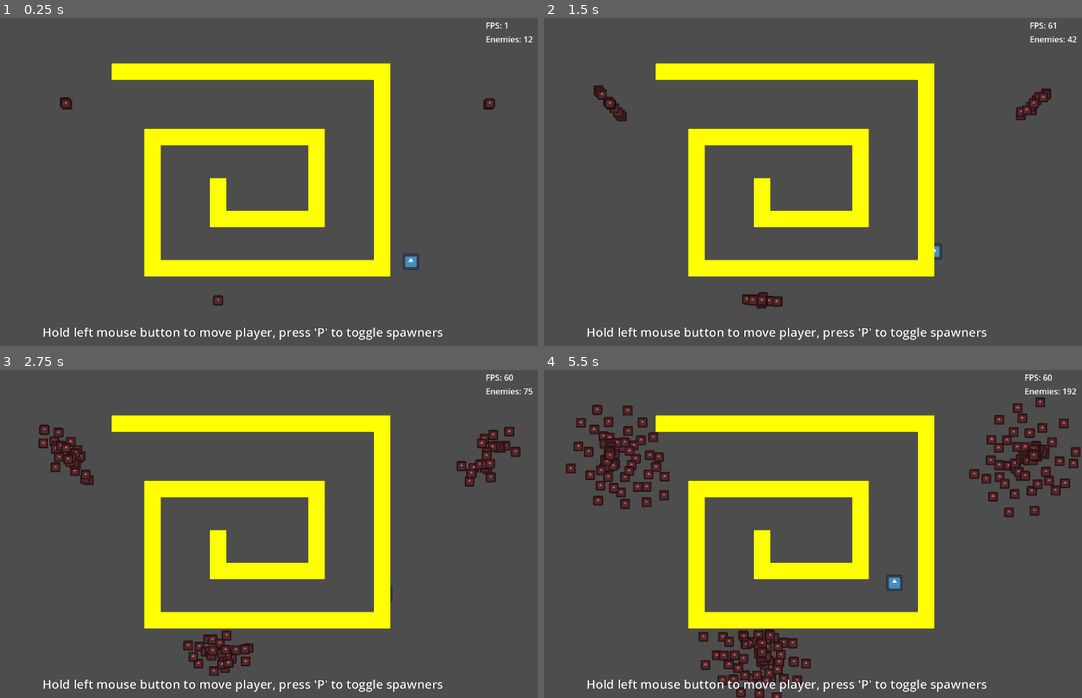
Above: before the commit, frames 1-4 (two rows, left to right).
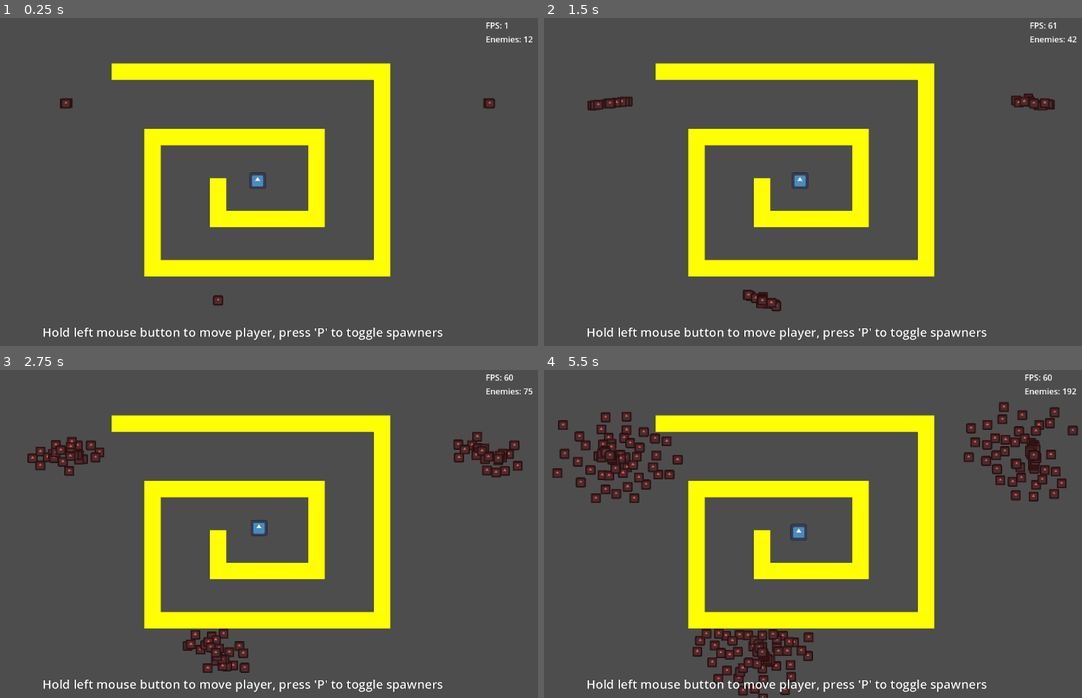
Above: after the commit, the same moments.

Repository: Griiimon/Manymies
Game: Godot game, scene res://main.tscn
The game is run twice, just before and just after one commit, with the same random seed, the same clock (stepped at 60 frames per second) and the same inputs. The engine's default icon, where the game draws it, is replaced by a stand-in: a white triangle on a blue panel in a dark square.
Inputs (mouse positions are in pixels of both pictures, inside the frame that each line leads up to):
- Up to frame 1 (0.25 s): no input
- Up to frame 2 (1.5 s): tap P (pause_spawner) at 0.5, 1.25 s; move the mouse to (915, 162) at 0.52 s; click (915, 162) at 0.67 s; move the mouse to (667, 195) at 1.27 s; click (667, 195) at 1.42 s
- Up to frame 3 (2.75 s): tap P (pause_spawner) at 2 s; move the mouse to (301, 458) at 2.02 s; click (301, 458) at 2.17 s
- Up to frame 4 (5.5 s): tap P (pause_spawner) at 2.75, 3.5, 4.25 s; move the mouse to (759, 599) at 2.77 s; click (759, 599) at 2.92 s; move the mouse to (963, 583) at 3.52 s; click (963, 583) at 3.67 s; move the mouse to (608, 481) at 4.27 s; click (608, 481) at 4.42 s; move the mouse to (818, 530) at 5.02 s; click (818, 530) at 5.17 s

The runs differ from the first frame. In frame 1, 0.2% of the frame differs, in the area x 11-92%, y 24-77%; in frame 2, 1.1%; in frame 3, 3.2%; in frame 4, 7.9%, in the area x 1-100%, y 8-100%.

Commit message:
Update main.tscn

Diff:
--- a/main.tscn
+++ b/main.tscn
@@ -20,7 +20,7 @@
 pause_below_n_fps = 0
 
 [node name="Player" parent="." instance=ExtResource("2_ifar4")]
-position = Vector2(904, 483)
+position = Vector2(605, 325)
 player_speed = 1.0
 
 [node name="Enemy Spawner" parent="." instance=ExtResource("3_lwdj2")]
@@ -53,77 +53,77 @@
 autostart = true
 
 [connection signal="area_entered" from="TileMapLayer Obstacles/Tilemap Area Obstacle" to="TileMapLayer Obstacles/Tilemap Area Obstacle" method="_on_area_entered"]
-[connection signal="area_entered" from="TileMapLayer Obstacles/@Area2D@17970" to="TileMapLayer Obstacles/@Area2D@17970" method="_on_area_entered"]
-[connection signal="area_entered" from="TileMapLayer Obstacles/@Area2D@17971" to="TileMapLayer Obstacles/@Area2D@17971" method="_on_area_entered"]
-[connection signal="area_entered" from="TileMapLayer Obstacles/@Area2D@17972" to="TileMapLayer Obstacles/@Area2D@17972" method="_on_area_entered"]
-[connection signal="area_entered" from="TileMapLayer Obstacles/@Area2D@17973" to="TileMapLayer Obstacles/@Area2D@17973" method="_on_area_entered"]
-[connection signal="area_entered" from="TileMapLayer Obstacles/@Area2D@17974" to="TileMapLayer Obstacles/@Area2D@17974" method="_on_area_entered"]
-[connection signal="area_entered" from="TileMapLayer Obstacles/@Area2D@17975" to="TileMapLayer Obstacles/@Area2D@17975" method="_on_area_entered"]
-[connection signal="area_entered" from="TileMapLayer Obstacles/@Area2D@17976" to="TileMapLayer Obstacles/@Area2D@17976" method="_on_area_entered"]
-[connection signal="area_entered" from="TileMapLayer Obstacles/@Area2D@17977" to="TileMapLayer Obstacles/@Area2D@17977" method="_on_area_entered"]
-[connection signal="area_entered" from="TileMapLayer Obstacles/@Area2D@17978" to="TileMapLayer Obstacles/@Area2D@17978" method="_on_area_entered"]
-[connection signal="area_entered" from="TileMapLayer Obstacles/@Area2D@17979" to="TileMapLayer Obstacles/@Area2D@17979" method="_on_area_entered"]
-[connection signal="area_entered" from="TileMapLayer Obstacles/@Area2D@17980" to="TileMapLayer Obstacles/@Area2D@17980" method="_on_area_entered"]
-[connection signal="area_entered" from="TileMapLayer Obstacles/@Area2D@17981" to="TileMapLayer Obstacles/@Area2D@17981" method="_on_area_entered"]
-[connection signal="area_entered" from="TileMapLayer Obstacles/@Area2D@17982" to="TileMapLayer Obstacles/@Area2D@17982" method="_on_area_entered"]
-[connection signal="area_entered" from="TileMapLayer Obstacles/@Area2D@17983" to="TileMapLayer Obstacles/@Area2D@17983" method="_on_area_entered"]
-[connection signal="area_entered" from="TileMapLayer Obstacles/@Area2D@17984" to="TileMapLayer Obstacles/@Area2D@17984" method="_on_area_entered"]
-[connection signal="area_entered" from="TileMapLayer Obstacles/@Area2D@17985" to="TileMapLayer Obstacles/@Area2D@17985" method="_on_area_entered"]
-[connection signal="area_entered" from="TileMapLayer Obstacles/@Area2D@17986" to="TileMapLayer Obstacles/@Area2D@17986" method="_on_area_entered"]
-[connection signal="area_entered" from="TileMapLayer Obstacles/@Area2D@17987" to="TileMapLayer Obstacles/@Area2D@17987" method="_on_area_entered"]
-[connection signal="area_entered" from="TileMapLayer Obstacles/@Area2D@17988" to="TileMapLayer Obstacles/@Area2D@17988" method="_on_area_entered"]
-[connection signal="area_entered" from="TileMapLayer Obstacles/@Area2D@17989" to="TileMapLayer Obstacles/@Area2D@17989" method="_on_area_entered"]
-[connection signal="area_entered" from="TileMapLayer Obstacles/@Area2D@17990" to="TileMapLayer Obstacles/@Area2D@17990" method="_on_area_entered"]
-[connection signal="area_entered" from="TileMapLayer Obstacles/@Area2D@17991" to="TileMapLayer Obstacles/@Area2D@17991" method="_on_area_entered"]
-[connection signal="area_entered" from="TileMapLayer Obstacles/@Area2D@17992" to="TileMapLayer Obstacles/@Area2D@17992" method="_on_area_entered"]
-[connection signal="area_entered" from="TileMapLayer Obstacles/@Area2D@17993" to="TileMapLayer Obstacles/@Area2D@17993" method="_on_area_entered"]
-[connection signal="area_entered" from="TileMapLayer Obstacles/@Area2D@17994" to="TileMapLayer Obstacles/@Area2D@17994" method="_on_area_entered"]
-[connection signal="area_entered" from="TileMapLayer Obstacles/@Area2D@17995" to="TileMapLayer Obstacles/@Area2D@17995" method="_on_area_entered"]
-[connection signal="area_entered" from="TileMapLayer Obstacles/@Area2D@17996" to="TileMapLayer Obstacles/@Area2D@17996" method="_on_area_entered"]
-[connection signal="area_entered" from="TileMapLayer Obstacles/@Area2D@17997" to="TileMapLayer Obstacles/@Area2D@17997" method="_on_area_entered"]
-[connection signal="area_entered" from="TileMapLayer Obstacles/@Area2D@17998" to="TileMapLayer Obstacles/@Area2D@17998" method="_on_area_entered"]
-[connection signal="area_entered" from="TileMapLayer Obstacles/@Area2D@17999" to="TileMapLayer Obstacles/@Area2D@17999" method="_on_area_entered"]
-[connection signal="area_entered" from="TileMapLayer Obstacles/@Area2D@18000" to="TileMapLayer Obstacles/@Area2D@18000" method="_on_area_entered"]
-[connection signal="area_entered" from="TileMapLayer Obstacles/@Area2D@18001" to="TileMapLayer Obstacles/@Area2D@18001" method="_on_area_entered"]
-[connection signal="area_entered" from="TileMapLayer Obstacles/@Area2D@18002" to="TileMapLayer Obstacles/@Area2D@18002" method="_on_area_entered"]
-[connection signal="area_entered" from="TileMapLayer Obstacles/@Area2D@18007" to="TileMapLayer Obstacles/@Area2D@18007" method="_on_area_entered"]
-[connection signal="area_entered" from="TileMapLayer Obstacles/@Area2D@18008" to="TileMapLayer Obstacles/@Area2D@18008" method="_on_area_entered"]
-[connection signal="area_entered" from="TileMapLayer Obstacles/@Area2D@18010" to="TileMapLayer Obstacles/@Area2D@18010" method="_on_area_entered"]
-[connection signal="area_entered" from="TileMapLayer Obstacles/@Area2D@18011" to="TileMapLayer Obstacles/@Area2D@18011" method="_on_area_entered"]
-[connection signal="area_entered" from="TileMapLayer Obstacles/@Area2D@18012" to="TileMapLayer Obstacles/@Area2D@18012" method="_on_area_entered"]
-[connection signal="area_entered" from="TileMapLayer Obstacles/@Area2D@18013" to="TileMapLayer Obstacles/@Area2D@18013" method="_on_area_entered"]
-[connection signal="area_entered" from="TileMapLayer Obstacles/@Area2D@18014" to="TileMapLayer Obstacles/@Area2D@18014" method="_on_area_entered"]
-[connection signal="area_entered" from="TileMapLayer Obstacles/@Area2D@18015" to="TileMapLayer Obstacles/@Area2D@18015" method="_on_area_entered"]
-[connection signal="area_entered" from="TileMapLayer Obstacles/@Area2D@18016" to="TileMapLayer Obstacles/@Area2D@18016" method="_on_area_entered"]
-[connection signal="area_entered" from="TileMapLayer Obstacles/@Area2D@18017" to="TileMapLayer Obstacles/@Area2D@18017" method="_on_area_entered"]
-[connection signal="area_entered" from="TileMapLayer Obstacles/@Area2D@18018" to="TileMapLayer Obstacles/@Area2D@18018" method="_on_area_entered"]
-[connection signal="area_entered" from="TileMapLayer Obstacles/@Area2D@18019" to="TileMapLayer Obstacles/@Area2D@18019" method="_on_area_entered"]
-[connection signal="area_entered" from="TileMapLayer Obstacles/@Area2D@18020" to="TileMapLayer Obstacles/@Area2D@18020" method="_on_area_entered"]
-[connection signal="area_entered" from="TileMapLayer Obstacles/@Area2D@18021" to="TileMapLayer Obstacles/@Area2D@18021" method="_on_area_entered"]
-[connection signal="area_entered" from="TileMapLayer Obstacles/@Area2D@18024" to="TileMapLayer Obstacles/@Area2D@18024" method="_on_area_entered"]
-[connection signal="area_entered" from="TileMapLayer Obstacles/@Area2D@18025" to="TileMapLayer Obstacles/@Area2D@18025" method="_on_area_entered"]
-[connection signal="area_entered" from="TileMapLayer Obstacles/@Area2D@18026" to="TileMapLayer Obstacles/@Area2D@18026" method="_on_area_entered"]
-[connection signal="area_entered" from="TileMapLayer Obstacles/@Area2D@18027" to="TileMapLayer Obstacles/@Area2D@18027" method="_on_area_entered"]
-[connection signal="area_entered" from="TileMapLayer Obstacles/@Area2D@18028" to="TileMapLayer Obstacles/@Area2D@18028" method="_on_area_entered"]
-[connection signal="area_entered" from="TileMapLayer Obstacles/@Area2D@18029" to="TileMapLayer Obstacles/@Area2D@18029" method="_on_area_entered"]
-[connection signal="area_entered" from="TileMapLayer Obstacles/@Area2D@18030" to="TileMapLayer Obstacles/@Area2D@18030" method="_on_area_entered"]
-[connection signal="area_entered" from="TileMapLayer Obstacles/@Area2D@18031" to="TileMapLayer Obstacles/@Area2D@18031" method="_on_area_entered"]
-[connection signal="area_entered" from="TileMapLayer Obstacles/@Area2D@18032" to="TileMapLayer Obstacles/@Area2D@18032" method="_on_area_entered"]
-[connection signal="area_entered" from="TileMapLayer Obstacles/@Area2D@18033" to="TileMapLayer Obstacles/@Area2D@18033" method="_on_area_entered"]
-[connection signal="area_entered" from="TileMapLayer Obstacles/@Area2D@18034" to="TileMapLayer Obstacles/@Area2D@18034" method="_on_area_entered"]
-[connection signal="area_entered" from="TileMapLayer Obstacles/@Area2D@18035" to="TileMapLayer Obstacles/@Area2D@18035" method="_on_area_entered"]
-[connection signal="area_entered" from="TileMapLayer Obstacles/@Area2D@18036" to="TileMapLayer Obstacles/@Area2D@18036" method="_on_area_entered"]
-[connection signal="area_entered" from="TileMapLayer Obstacles/@Area2D@18037" to="TileMapLayer Obstacles/@Area2D@18037" method="_on_area_entered"]
-[connection signal="area_entered" from="TileMapLayer Obstacles/@Area2D@18038" to="TileMapLayer Obstacles/@Area2D@18038" method="_on_area_entered"]
-[connection signal="area_entered" from="TileMapLayer Obstacles/@Area2D@18039" to="TileMapLayer Obstacles/@Area2D@18039" method="_on_area_entered"]
-[connection signal="area_entered" from="TileMapLayer Obstacles/@Area2D@18040" to="TileMapLayer Obstacles/@Area2D@18040" method="_on_area_entered"]
-[connection signal="area_entered" from="TileMapLayer Obstacles/@Area2D@18041" to="TileMapLayer Obstacles/@Area2D@18041" method="_on_area_entered"]
-[connection signal="area_entered" from="TileMapLayer Obstacles/@Area2D@18042" to="TileMapLayer Obstacles/@Area2D@18042" method="_on_area_entered"]
-[connection signal="area_entered" from="TileMapLayer Obstacles/@Area2D@18043" to="TileMapLayer Obstacles/@Area2D@18043" method="_on_area_entered"]
-[connection signal="area_entered" from="TileMapLayer Obstacles/@Area2D@18044" to="TileMapLayer Obstacles/@Area2D@18044" method="_on_area_entered"]
-[connection signal="area_entered" from="TileMapLayer Obstacles/@Area2D@18045" to="TileMapLayer Obstacles/@Area2D@18045" method="_on_area_entered"]
-[connection signal="area_entered" from="TileMapLayer Obstacles/@Area2D@18046" to="TileMapLayer Obstacles/@Area2D@18046" method="_on_area_entered"]
-[connection signal="area_entered" from="TileMapLayer Obstacles/@Area2D@18047" to="TileMapLayer Obstacles/@Area2D@18047" method="_on_area_entered"]
-[connection signal="area_entered" from="TileMapLayer Obstacles/@Area2D@18048" to="TileMapLayer Obstacles/@Area2D@18048" method="_on_area_entered"]
-[connection signal="area_entered" from="TileMapLayer Obstacles/@Area2D@18049" to="TileMapLayer Obstacles/@Area2D@18049" method="_on_area_entered"]
+[connection signal="area_entered" from="TileMapLayer Obstacles/@Area2D@17470" to="TileMapLayer Obstacles/@Area2D@17470" method="_on_area_entered"]
+[connection signal="area_entered" from="TileMapLayer Obstacles/@Area2D@17471" to="TileMapLayer Obstacles/@Area2D@17471" method="_on_area_entered"]
+[connection signal="area_entered" from="TileMapLayer Obstacles/@Area2D@17472" to="TileMapLayer Obstacles/@Area2D@17472" method="_on_area_entered"]
+[connection signal="area_entered" from="TileMapLayer Obstacles/@Area2D@17473" to="TileMapLayer Obstacles/@Area2D@17473" method="_on_area_entered"]
+[connection signal="area_entered" from="TileMapLayer Obstacles/@Area2D@17474" to="TileMapLayer Obstacles/@Area2D@17474" method="_on_area_entered"]
+[connection signal="area_entered" from="TileMapLayer Obstacles/@Area2D@17475" to="TileMapLayer Obstacles/@Area2D@17475" method="_on_area_entered"]
+[connection signal="area_entered" from="TileMapLayer Obstacles/@Area2D@17476" to="TileMapLayer Obstacles/@Area2D@17476" method="_on_area_entered"]
+[connection signal="area_entered" from="TileMapLayer Obstacles/@Area2D@17477" to="TileMapLayer Obstacles/@Area2D@17477" method="_on_area_entered"]
+[connection signal="area_entered" from="TileMapLayer Obstacles/@Area2D@17478" to="TileMapLayer Obstacles/@Area2D@17478" method="_on_area_entered"]
+[connection signal="area_entered" from="TileMapLayer Obstacles/@Area2D@17479" to="TileMapLayer Obstacles/@Area2D@17479" method="_on_area_entered"]
+[connection signal="area_entered" from="TileMapLayer Obstacles/@Area2D@17480" to="TileMapLayer Obstacles/@Area2D@17480" method="_on_area_entered"]
+[connection signal="area_entered" from="TileMapLayer Obstacles/@Area2D@17481" to="TileMapLayer Obstacles/@Area2D@17481" method="_on_area_entered"]
+[connection signal="area_entered" from="TileMapLayer Obstacles/@Area2D@17482" to="TileMapLayer Obstacles/@Area2D@17482" method="_on_area_entered"]
+[connection signal="area_entered" from="TileMapLayer Obstacles/@Area2D@17483" to="TileMapLayer Obstacles/@Area2D@17483" method="_on_area_entered"]
+[connection signal="area_entered" from="TileMapLayer Obstacles/@Area2D@17484" to="TileMapLayer Obstacles/@Area2D@17484" method="_on_area_entered"]
+[connection signal="area_entered" from="TileMapLayer Obstacles/@Area2D@17485" to="TileMapLayer Obstacles/@Area2D@17485" method="_on_area_entered"]
+[connection signal="area_entered" from="TileMapLayer Obstacles/@Area2D@17486" to="TileMapLayer Obstacles/@Area2D@17486" method="_on_area_entered"]
+[connection signal="area_entered" from="TileMapLayer Obstacles/@Area2D@17487" to="TileMapLayer Obstacles/@Area2D@17487" method="_on_area_entered"]
+[connection signal="area_entered" from="TileMapLayer Obstacles/@Area2D@17488" to="TileMapLayer Obstacles/@Area2D@17488" method="_on_area_entered"]
+[connection signal="area_entered" from="TileMapLayer Obstacles/@Area2D@17489" to="TileMapLayer Obstacles/@Area2D@17489" method="_on_area_entered"]
+[connection signal="area_entered" from="TileMapLayer Obstacles/@Area2D@17490" to="TileMapLayer Obstacles/@Area2D@17490" method="_on_area_entered"]
+[connection signal="area_entered" from="TileMapLayer Obstacles/@Area2D@17491" to="TileMapLayer Obstacles/@Area2D@17491" method="_on_area_entered"]
+[connection signal="area_entered" from="TileMapLayer Obstacles/@Area2D@17492" to="TileMapLayer Obstacles/@Area2D@17492" method="_on_area_entered"]
+[connection signal="area_entered" from="TileMapLayer Obstacles/@Area2D@17493" to="TileMapLayer Obstacles/@Area2D@17493" method="_on_area_entered"]
+[connection signal="area_entered" from="TileMapLayer Obstacles/@Area2D@17494" to="TileMapLayer Obstacles/@Area2D@17494" method="_on_area_entered"]
+[connection signal="area_entered" from="TileMapLayer Obstacles/@Area2D@17495" to="TileMapLayer Obstacles/@Area2D@17495" method="_on_area_entered"]
+[connection signal="area_entered" from="TileMapLayer Obstacles/@Area2D@17496" to="TileMapLayer Obstacles/@Area2D@17496" method="_on_area_entered"]
+[connection signal="area_entered" from="TileMapLayer Obstacles/@Area2D@17497" to="TileMapLayer Obstacles/@Area2D@17497" method="_on_area_entered"]
+[connection signal="area_entered" from="TileMapLayer Obstacles/@Area2D@17498" to="TileMapLayer Obstacles/@Area2D@17498" method="_on_area_entered"]
+[connection signal="area_entered" from="TileMapLayer Obstacles/@Area2D@17499" to="TileMapLayer Obstacles/@Area2D@17499" method="_on_area_entered"]
+[connection signal="area_entered" from="TileMapLayer Obstacles/@Area2D@17500" to="TileMapLayer Obstacles/@Area2D@17500" method="_on_area_entered"]
+[connection signal="area_entered" from="TileMapLayer Obstacles/@Area2D@17501" to="TileMapLayer Obstacles/@Area2D@17501" method="_on_area_entered"]
+[connection signal="area_entered" from="TileMapLayer Obstacles/@Area2D@17502" to="TileMapLayer Obstacles/@Area2D@17502" method="_on_area_entered"]
+[connection signal="area_entered" from="TileMapLayer Obstacles/@Area2D@17503" to="TileMapLayer Obstacles/@Area2D@17503" method="_on_area_entered"]
+[connection signal="area_entered" from="TileMapLayer Obstacles/@Area2D@17504" to="TileMapLayer Obstacles/@Area2D@17504" method="_on_area_entered"]
+[connection signal="area_entered" from="TileMapLayer Obstacles/@Area2D@17505" to="TileMapLayer Obstacles/@Area2D@17505" method="_on_area_entered"]
+[connection signal="area_entered" from="TileMapLayer Obstacles/@Area2D@17506" to="TileMapLayer Obstacles/@Area2D@17506" method="_on_area_entered"]
+[connection signal="area_entered" from="TileMapLayer Obstacles/@Area2D@17507" to="TileMapLayer Obstacles/@Area2D@17507" method="_on_area_entered"]
+[connection signal="area_entered" from="TileMapLayer Obstacles/@Area2D@17508" to="TileMapLayer Obstacles/@Area2D@17508" method="_on_area_entered"]
+[connection signal="area_entered" from="TileMapLayer Obstacles/@Area2D@17509" to="TileMapLayer Obstacles/@Area2D@17509" method="_on_area_entered"]
+[connection signal="area_entered" from="TileMapLayer Obstacles/@Area2D@17510" to="TileMapLayer Obstacles/@Area2D@17510" method="_on_area_entered"]
+[connection signal="area_entered" from="TileMapLayer Obstacles/@Area2D@17511" to="TileMapLayer Obstacles/@Area2D@17511" method="_on_area_entered"]
+[connection signal="area_entered" from="TileMapLayer Obstacles/@Area2D@17512" to="TileMapLayer Obstacles/@Area2D@17512" method="_on_area_entered"]
+[connection signal="area_entered" from="TileMapLayer Obstacles/@Area2D@17513" to="TileMapLayer Obstacles/@Area2D@17513" method="_on_area_entered"]
+[connection signal="area_entered" from="TileMapLayer Obstacles/@Area2D@17514" to="TileMapLayer Obstacles/@Area2D@17514" method="_on_area_entered"]
+[connection signal="area_entered" from="TileMapLayer Obstacles/@Area2D@17515" to="TileMapLayer Obstacles/@Area2D@17515" method="_on_area_entered"]
+[connection signal="area_entered" from="TileMapLayer Obstacles/@Area2D@17516" to="TileMapLayer Obstacles/@Area2D@17516" method="_on_area_entered"]
+[connection signal="area_entered" from="TileMapLayer Obstacles/@Area2D@17517" to="TileMapLayer Obstacles/@Area2D@17517" method="_on_area_entered"]
+[connection signal="area_entered" from="TileMapLayer Obstacles/@Area2D@17518" to="TileMapLayer Obstacles/@Area2D@17518" method="_on_area_entered"]
+[connection signal="area_entered" from="TileMapLayer Obstacles/@Area2D@17519" to="TileMapLayer Obstacles/@Area2D@17519" method="_on_area_entered"]
+[connection signal="area_entered" from="TileMapLayer Obstacles/@Area2D@17520" to="TileMapLayer Obstacles/@Area2D@17520" method="_on_area_entered"]
+[connection signal="area_entered" from="TileMapLayer Obstacles/@Area2D@17521" to="TileMapLayer Obstacles/@Area2D@17521" method="_on_area_entered"]
+[connection signal="area_entered" from="TileMapLayer Obstacles/@Area2D@17522" to="TileMapLayer Obstacles/@Area2D@17522" method="_on_area_entered"]
+[connection signal="area_entered" from="TileMapLayer Obstacles/@Area2D@17523" to="TileMapLayer Obstacles/@Area2D@17523" method="_on_area_entered"]
+[connection signal="area_entered" from="TileMapLayer Obstacles/@Area2D@17524" to="TileMapLayer Obstacles/@Area2D@17524" method="_on_area_entered"]
+[connection signal="area_entered" from="TileMapLayer Obstacles/@Area2D@17525" to="TileMapLayer Obstacles/@Area2D@17525" method="_on_area_entered"]
+[connection signal="area_entered" from="TileMapLayer Obstacles/@Area2D@17526" to="TileMapLayer Obstacles/@Area2D@17526" method="_on_area_entered"]
+[connection signal="area_entered" from="TileMapLayer Obstacles/@Area2D@17527" to="TileMapLayer Obstacles/@Area2D@17527" method="_on_area_entered"]
+[connection signal="area_entered" from="TileMapLayer Obstacles/@Area2D@17528" to="TileMapLayer Obstacles/@Area2D@17528" method="_on_area_entered"]
+[connection signal="area_entered" from="TileMapLayer Obstacles/@Area2D@17529" to="TileMapLayer Obstacles/@Area2D@17529" method="_on_area_entered"]
+[connection signal="area_entered" from="TileMapLayer Obstacles/@Area2D@17530" to="TileMapLayer Obstacles/@Area2D@17530" method="_on_area_entered"]
+[connection signal="area_entered" from="TileMapLayer Obstacles/@Area2D@17531" to="TileMapLayer Obstacles/@Area2D@17531" method="_on_area_entered"]
+[connection signal="area_entered" from="TileMapLayer Obstacles/@Area2D@17532" to="TileMapLayer Obstacles/@Area2D@17532" method="_on_area_entered"]
+[connection signal="area_entered" from="TileMapLayer Obstacles/@Area2D@17533" to="TileMapLayer Obstacles/@Area2D@17533" method="_on_area_entered"]
+[connection signal="area_entered" from="TileMapLayer Obstacles/@Area2D@17534" to="TileMapLayer Obstacles/@Area2D@17534" method="_on_area_entered"]
+[connection signal="area_entered" from="TileMapLayer Obstacles/@Area2D@17535" to="TileMapLayer Obstacles/@Area2D@17535" method="_on_area_entered"]
+[connection signal="area_entered" from="TileMapLayer Obstacles/@Area2D@17536" to="TileMapLayer Obstacles/@Area2D@17536" method="_on_area_entered"]
+[connection signal="area_entered" from="TileMapLayer Obstacles/@Area2D@17537" to="TileMapLayer Obstacles/@Area2D@17537" method="_on_area_entered"]
+[connection signal="area_entered" from="TileMapLayer Obstacles/@Area2D@17538" to="TileMapLayer Obstacles/@Area2D@17538" method="_on_area_entered"]
+[connection signal="area_entered" from="TileMapLayer Obstacles/@Area2D@17539" to="TileMapLayer Obstacles/@Area2D@17539" method="_on_area_entered"]
+[connection signal="area_entered" from="TileMapLayer Obstacles/@Area2D@17540" to="TileMapLayer Obstacles/@Area2D@17540" method="_on_area_entered"]
+[connection signal="area_entered" from="TileMapLayer Obstacles/@Area2D@17541" to="TileMapLayer Obstacles/@Area2D@17541" method="_on_area_entered"]
+[connection signal="area_entered" from="TileMapLayer Obstacles/@Area2D@17542" to="TileMapLayer Obstacles/@Area2D@17542" method="_on_area_entered"]
 [connection signal="timeout" from="Pathfinding/Timer Update" to="." method="update_pathfinder"]
